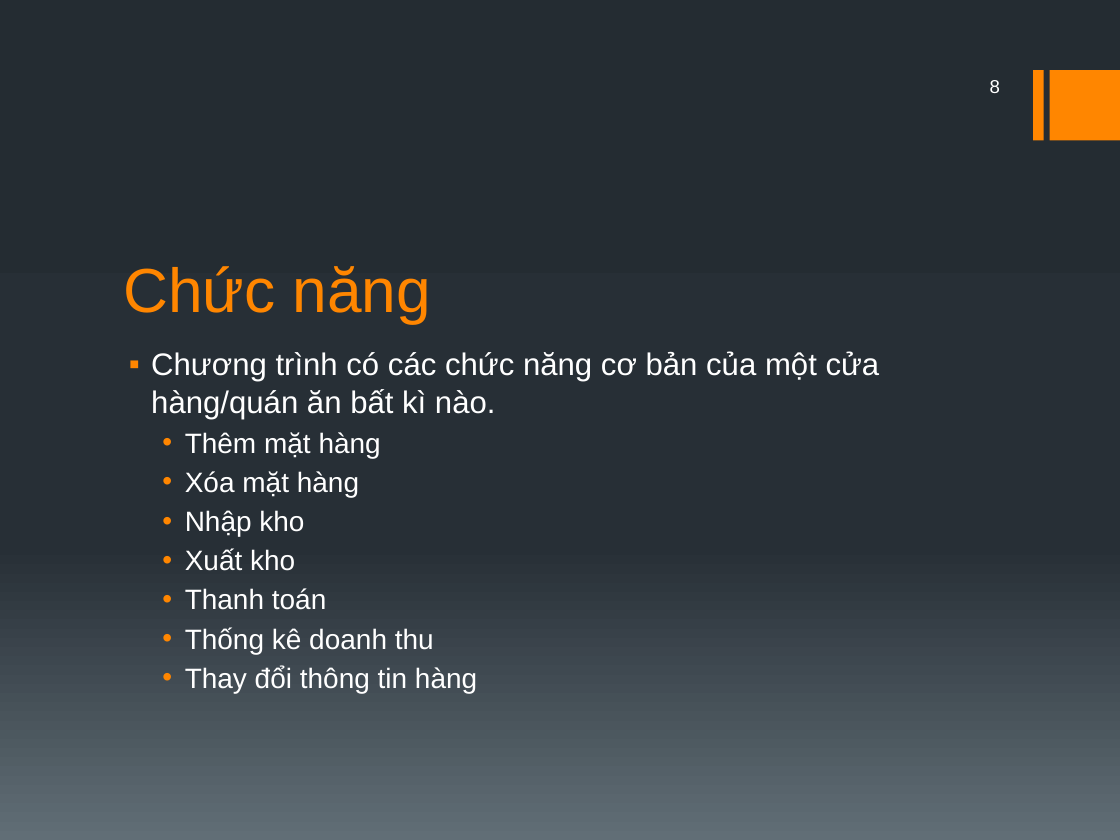
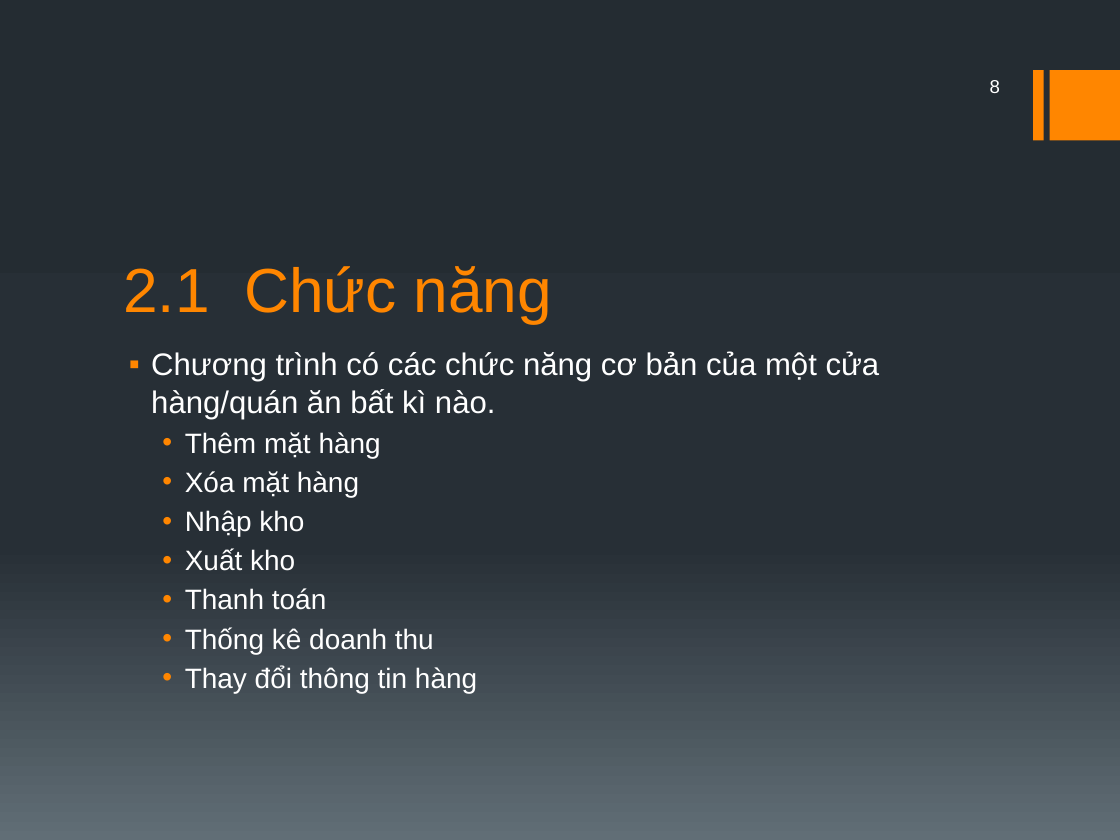
Before and after one commit to Hachiko001/CuaHang-NhaKho, a slide deck: slide 8 of Báo cáo/Báo cáo.pptx. Drawn at 1120x840 pixels with LibreOffice and Linux fonts; fonts in the diff are those of the drawing. Boxes give left, top, right and bottom in pixels: in the first picture for what was removed or moved away, otherwise in the second. Text is boxed around its words. In the diff, an @@ line names an element or a change of style, - is before the commit and + after.

```diff
--- a/Báo cáo/Báo cáo.pptx
+++ b/Báo cáo/Báo cáo.pptx
@@ title at bbox=[123, 266, 552, 323]: text changed @@
-Chức năng
+2.1 Chức năng
```
Also in this commit, not shown: 5 other slides changed, 4 slides added.
